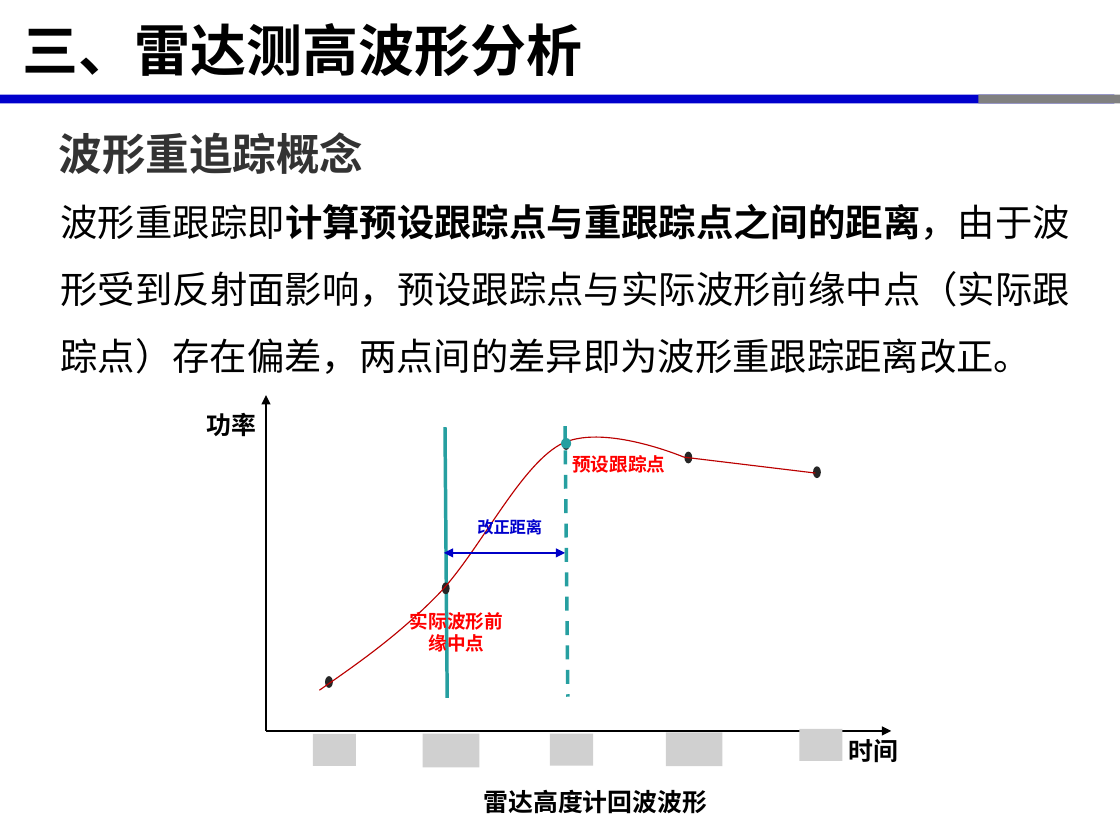
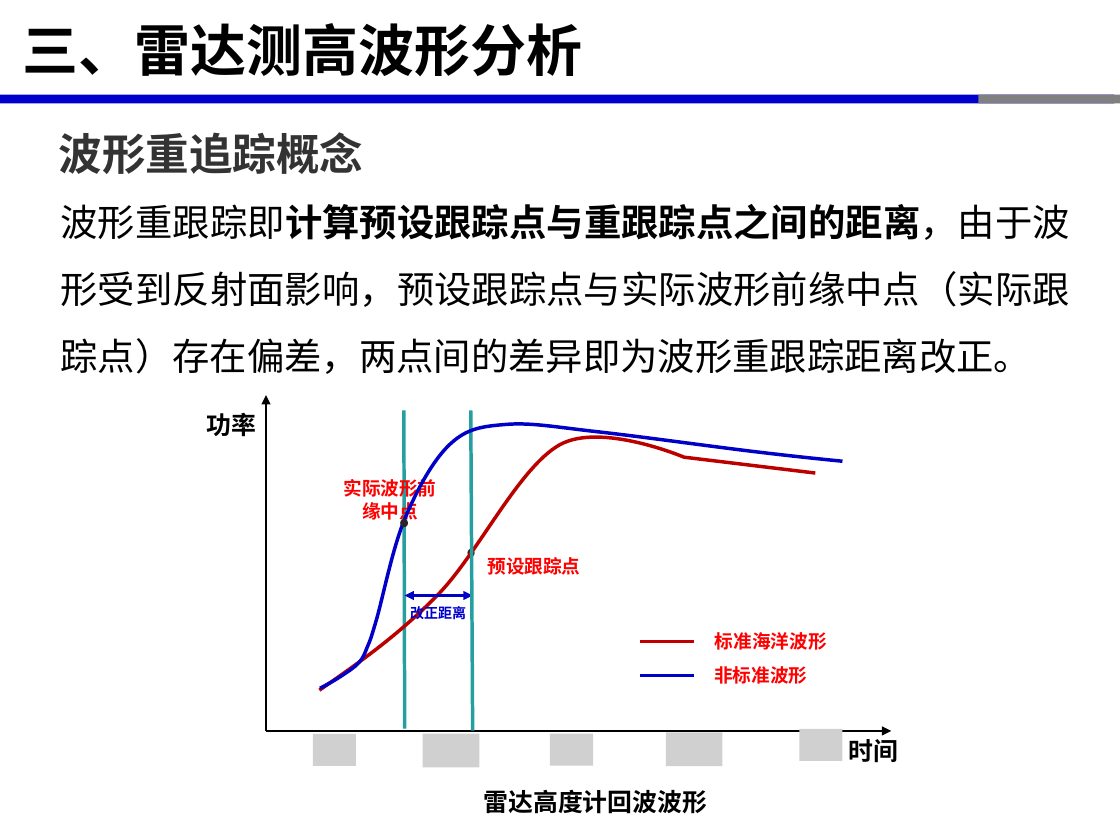
Before and after one commit to xinluo2018/satellite-altimetry-course, a slide deck: slide 21 of 第2章-星载雷达测高原理-2学时/第2章-星载雷达测高原理-2学时.pptx. Drawn at 1120x840 pixels with LibreOffice and Linux fonts; fonts in the diff are those of the drawing; grey boxes stand for pictures. Boxes give left, top, right and bottom in pixels: in the first picture for what was removed or moved away, otherwise in the second. Text is boxed around its words. In the diff, an @@ line names an element or a change of style, - is before the commit and + after.

```diff
--- a/第2章-星载雷达测高原理-2学时/第2章-星载雷达测高原理-2学时.pptx
+++ b/第2章-星载雷达测高原理-2学时/第2章-星载雷达测高原理-2学时.pptx
@@ line moved from (445, 427) - (447, 698) to (404, 410) - (404, 729) @@
@@ line moved from (566, 426) - (568, 697) to (470, 410) - (473, 730) @@
@@ line (470, 410) - (473, 730): stroke #269FA0 2.25 pt dashed to #269FA0 2.25 pt @@
@@ freeform shape at (319, 437, 815, 690): outline #BC0000 0.75 pt to #BC0000 2.25 pt @@
@@ freeform shape added at (320, 424, 842, 689), outline #0000C8 2.25 pt @@
@@ ellipse removed at (561, 438, 571, 448) @@
@@ text "实际波形前缘中点": place and size @@
-text "实际波形前缘中点" at (410, 609, 503, 656)
+text "实际波形前缘中点" at (343, 476, 436, 524)
@@ ellipse removed at (684, 451, 692, 464) @@
@@ ellipse removed at (813, 466, 821, 478) @@
@@ ellipse: place and size @@
-ellipse at (562, 438, 570, 450)
+ellipse at (400, 519, 408, 526)
@@ ellipse: place and size @@
-ellipse at (441, 582, 449, 595)
+ellipse at (467, 549, 474, 557)
@@ text "预设跟踪点": place and size @@
-text "预设跟踪点" at (572, 455, 665, 473)
+text "预设跟踪点" at (487, 557, 580, 575)
@@ text "改正距离": place and size @@
-text "改正距离" at (477, 517, 542, 539)
+text "改正距离" at (410, 605, 466, 623)
@@ text "改正距离" at (410, 605, 466, 623): size 10.5 to 9 pt @@
@@ double arrow moved from (444, 553) - (566, 553) to (404, 596) - (473, 596) @@
@@ line added from (641, 642) to (694, 642), #C00000 2.25 pt @@
@@ text added at (715, 632, 827, 650), 12 pt, text #FF0000, bold @@
+标准海洋波形
@@ ellipse removed at (325, 676, 333, 689) @@
@@ line added from (641, 675) to (694, 675), #0000C8 2.25 pt @@
@@ text added at (714, 666, 807, 684), 12 pt, text #FF0000, bold @@
+非标准波形
```
Also in this commit, not shown: 9 other slides changed, 9 other files.
